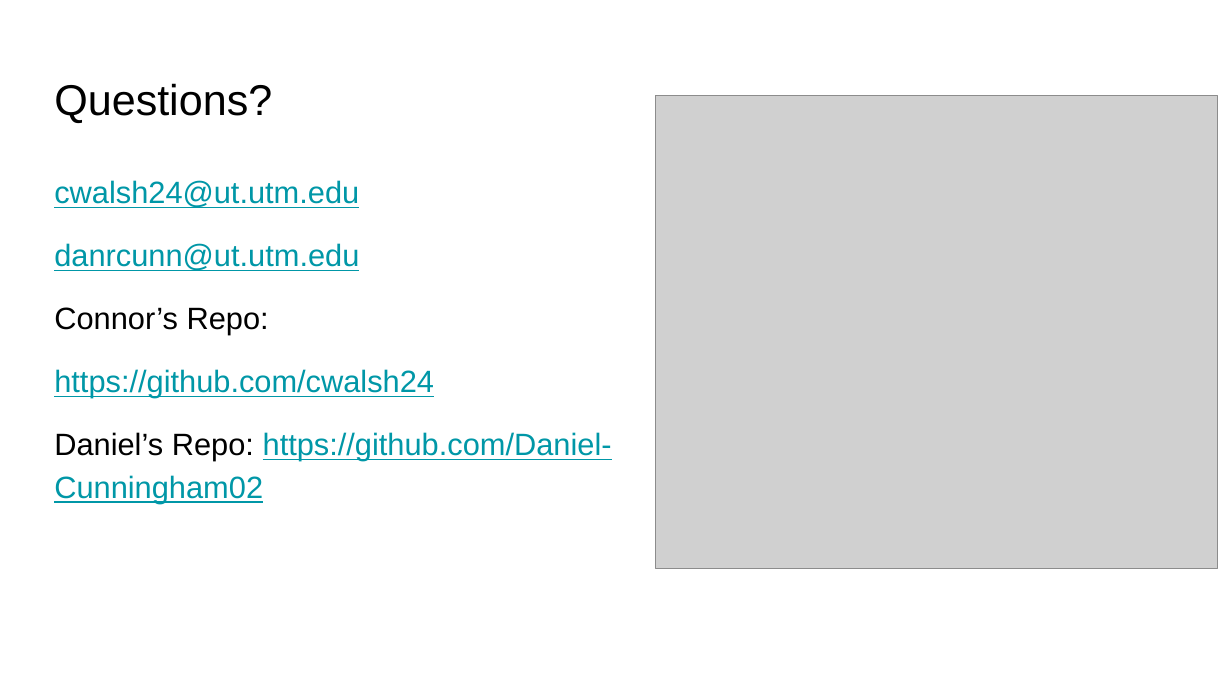
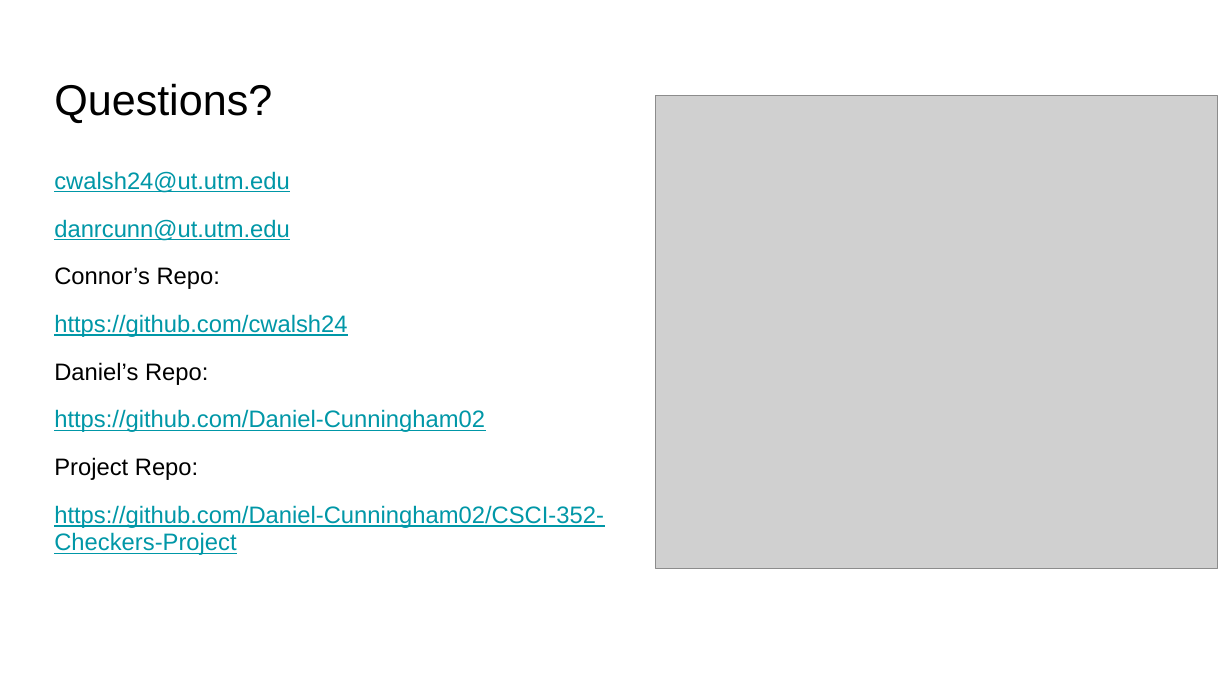
Before and after one commit to Daniel-Cunningham02/CSCI-352-Checkers-Project, a slide deck: slide 9 of Checkers Project Presentation.pptx. Drawn at 1232x693 pixels with LibreOffice and Linux fonts; fonts in the diff are those of the drawing; grey boxes stand for pictures. Boxes give left, top, right and bottom in pixels: in the first picture for what was removed or moved away, otherwise in the second. Text is boxed around its words. In the diff, an @@ line names an element or a change of style, - is before the commit and + after.

```diff
--- a/Checkers Project Presentation.pptx
+++ b/Checkers Project Presentation.pptx
@@ text at [54,171,347,337]: size 18 to 13.9 pt in "cwalsh24@ut.utm.edu", "danrcunn@ut.utm.edu", "Connor’s Repo:", "https://github.com/cwalsh24"; line spacing 1.15 to 0.95 @@
@@ text at [54,362,604,555]: text changed; size 18 to 13.9 pt @@
-Daniel’s Repo: https://github.com/Daniel-Cunningham02
+Daniel’s Repo:
+https://github.com/Daniel-Cunningham02
+Project Repo:
+https://github.com/Daniel-Cunningham02/CSCI-352-Checkers-Project
```
Also in this commit, not shown: 7 other slides changed.
